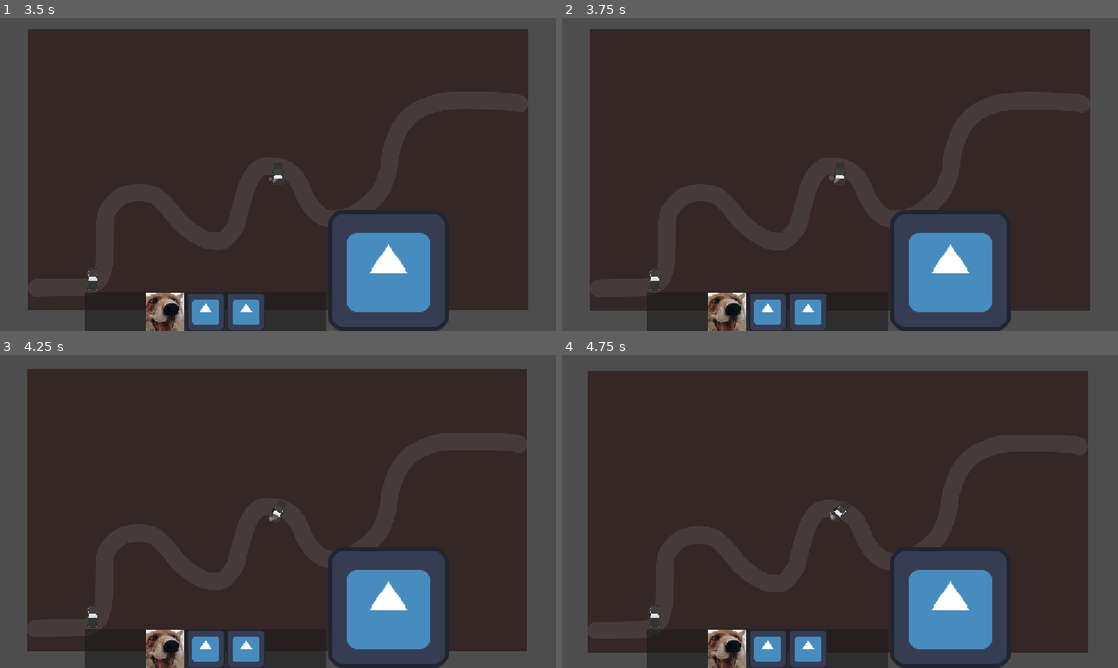
Above: before the commit, frames 1-4 (two rows, left to right).
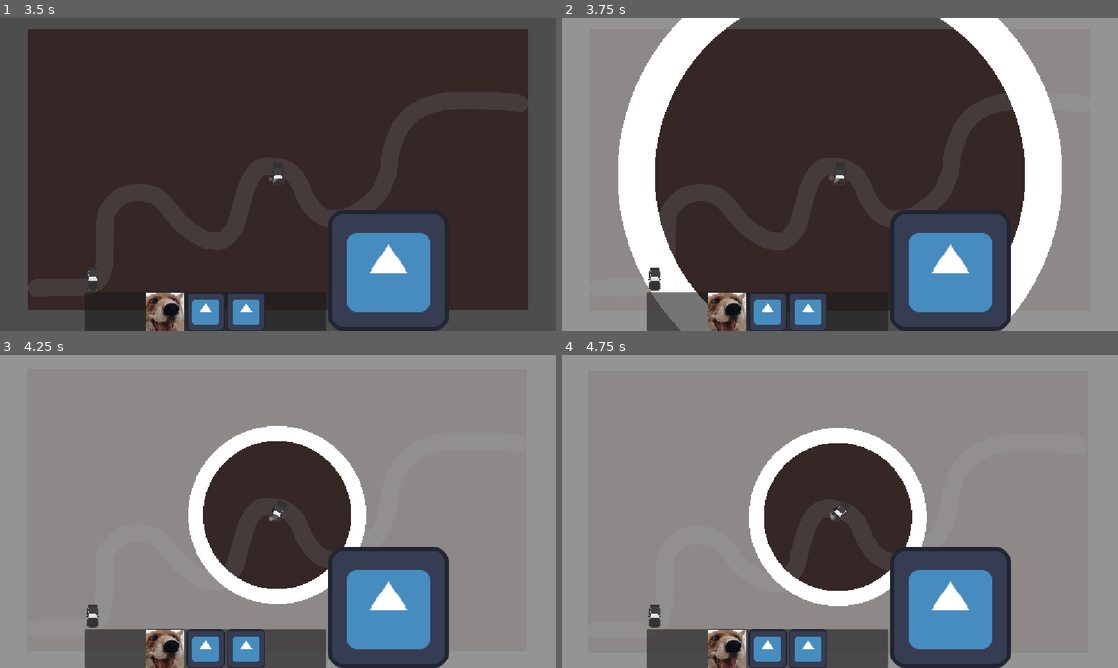
Above: after the commit, the same moments.

Repository: DBorgKiwami/game-jam-2
Game: Godot game, scene res://levels/testlevel.tscn
The game is run twice, just before and just after one commit, with the same random seed, the same clock (stepped at 60 frames per second) and the same inputs. The engine's default icon, where the game draws it, is replaced by a stand-in: a white triangle on a blue panel in a dark square.
Inputs (mouse positions are in pixels of both pictures, inside the frame that each line leads up to):
- Up to frame 1 (3.5 s): click (166, 312) at 0.5 s; click (205, 312) at 1.25 s; click (244, 312) at 2 s; click (94, 277) at 2.75 s
- Up to frame 2 (3.75 s): tap Enter at 3.5 s; move the mouse to (962, 158) at 3.52 s; hold Right (turn_right) from 3.53 s (still down); hold Up (gas_pedal) from 3.53 s (still down)
- Up to frame 3 (4.25 s): keep holding Right (turn_right); keep holding Up (gas_pedal)
- Up to frame 4 (4.75 s): move the mouse to (728, 527) at 4.27 s; release Right (turn_right) at 4.28 s; release Up (gas_pedal) at 4.28 s; hold Space (brakes) from 4.28 s (still down); click (728, 527) at 4.35 s

Frame 1 is identical in both runs. In frame 2, 41% of the frame differs, in the area x 0-100%, y 0-100%; in frame 3, 79%; in frame 4, 79%.

Commit message:
Added basic clamp to storm scale

Diff:
--- a/levels/testlevel.tscn
+++ b/levels/testlevel.tscn
@@ -2,14 +2,14 @@
 
 [ext_resource type="PackedScene" uid="uid://b3k3orsewelgp" path="res://player/playercar.tscn" id="1_04qlu"]
 [ext_resource type="PackedScene" uid="uid://bkhavqi0ynfy4" path="res://ui/toolbar.tscn" id="1_hb8io"]
+[ext_resource type="PackedScene" uid="uid://pw02kfhir1h5" path="res://storm/storm.tscn" id="1_t3dhk"]
 [ext_resource type="Texture2D" uid="uid://0al4tqwcq5xa" path="res://images/basic_level.png" id="3_hb8io"]
 [ext_resource type="Texture2D" uid="uid://b41nogyg4jk2m" path="res://images/level_area_mask.png" id="4_t3dhk"]
-[ext_resource type="Texture2D" uid="uid://ccirfl0vqb1ib" path="res://images/tall_handheld.png" id="1_mvx7d"]
-[ext_resource type="PackedScene" uid="uid://pw02kfhir1h5" path="res://storm/storm.tscn" id="1_t3dhk"]
 
 [node name="Testlevel" type="Node2D" unique_id=1543706350]
 
 [node name="Storm" parent="." unique_id=1438828153 instance=ExtResource("1_t3dhk")]
+shrinkSpeed = 500.0
 
 [node name="Toolbar" parent="." unique_id=1357045452 instance=ExtResource("1_hb8io")]
 
--- a/storm/storm.gd
+++ b/storm/storm.gd
@@ -13,6 +13,7 @@
 
 func _physics_process(delta: float) -> void:
 	scale -= (Vector2.ONE * shrinkSpeed) * delta
+	scale = clamp(Vector2(50, 50), scale, Vector2 (2000, 2000))
 	#print(scale)
 
 func _on_body_exited(body: Node2D) -> void:
